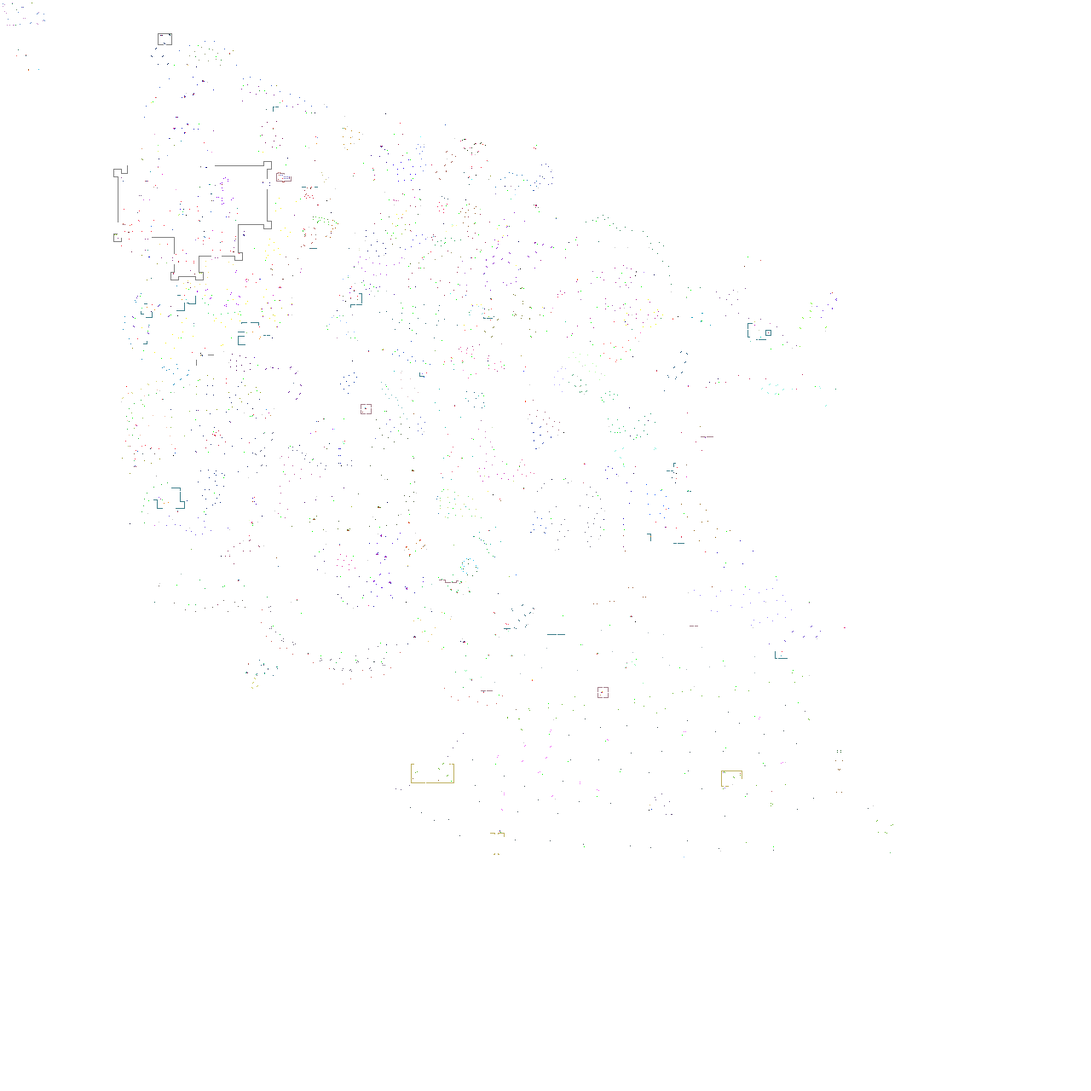
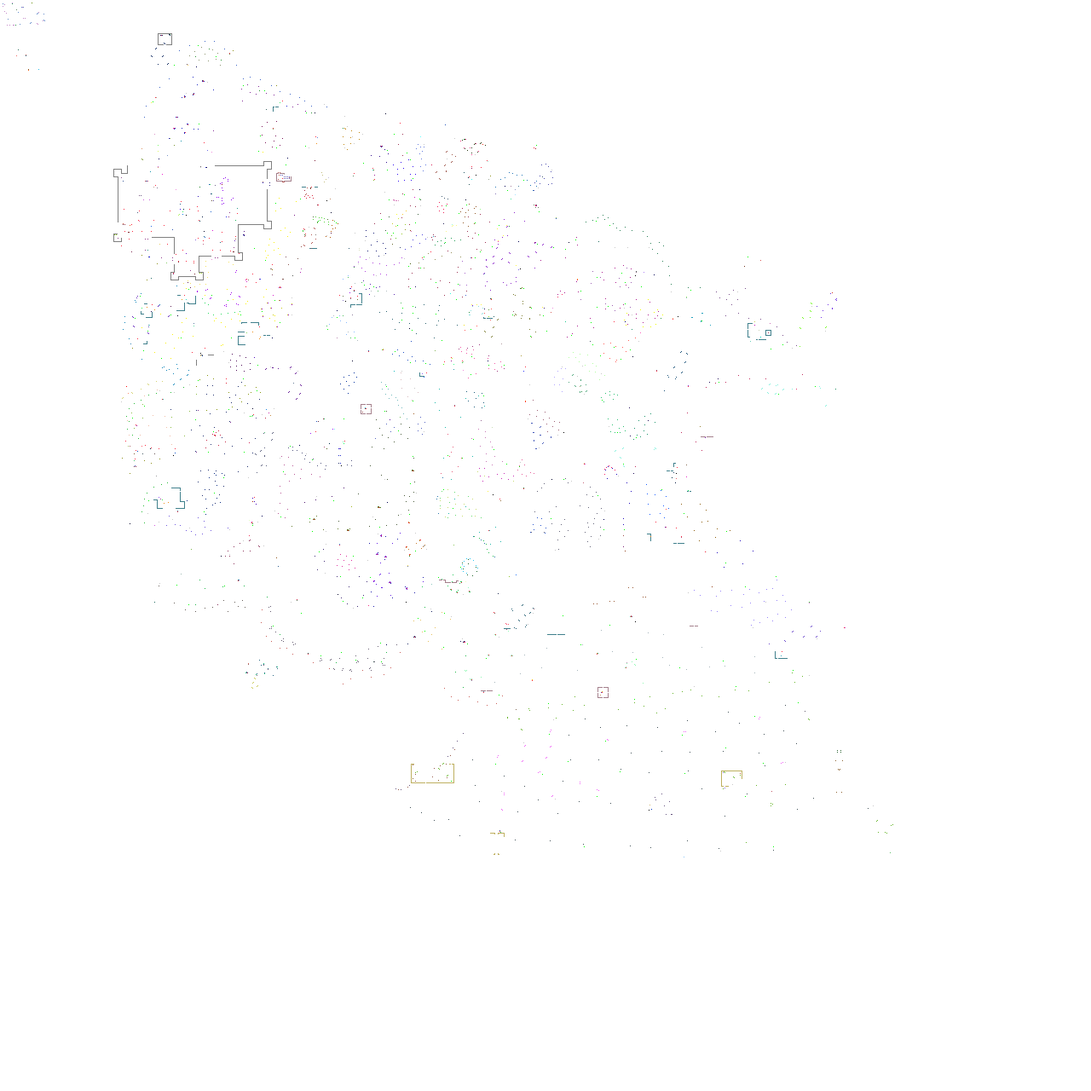
Layer changes from the first (1091, 1091) image to the second:
painted on "stuff" over [398, 465, 616, 791]
